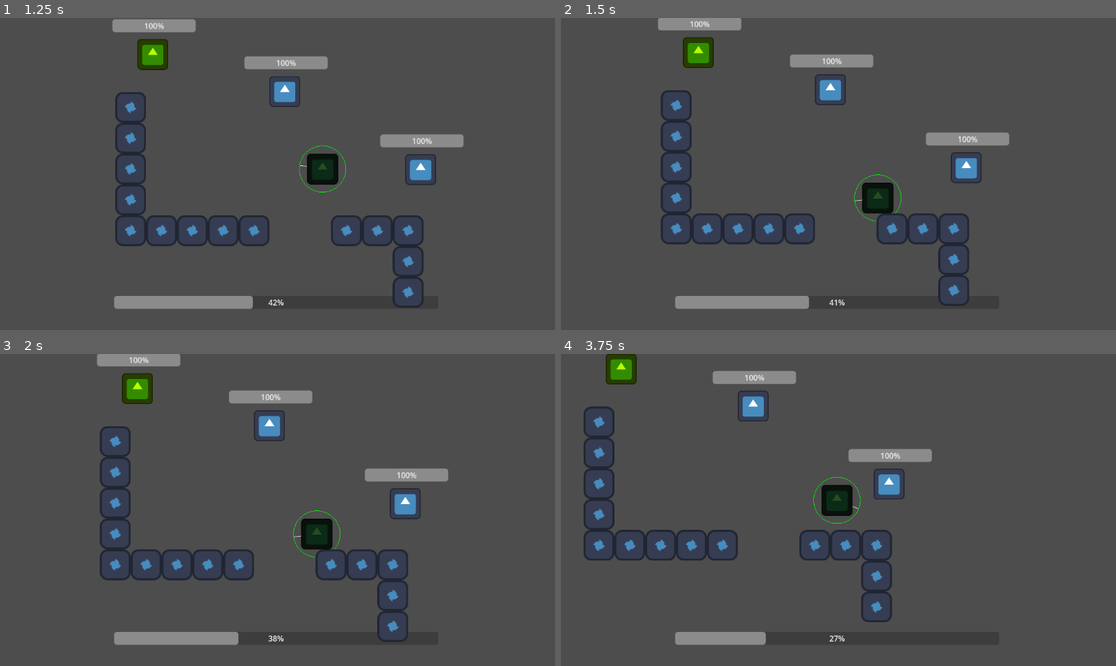
Above: before the commit, frames 1-4 (two rows, left to right).
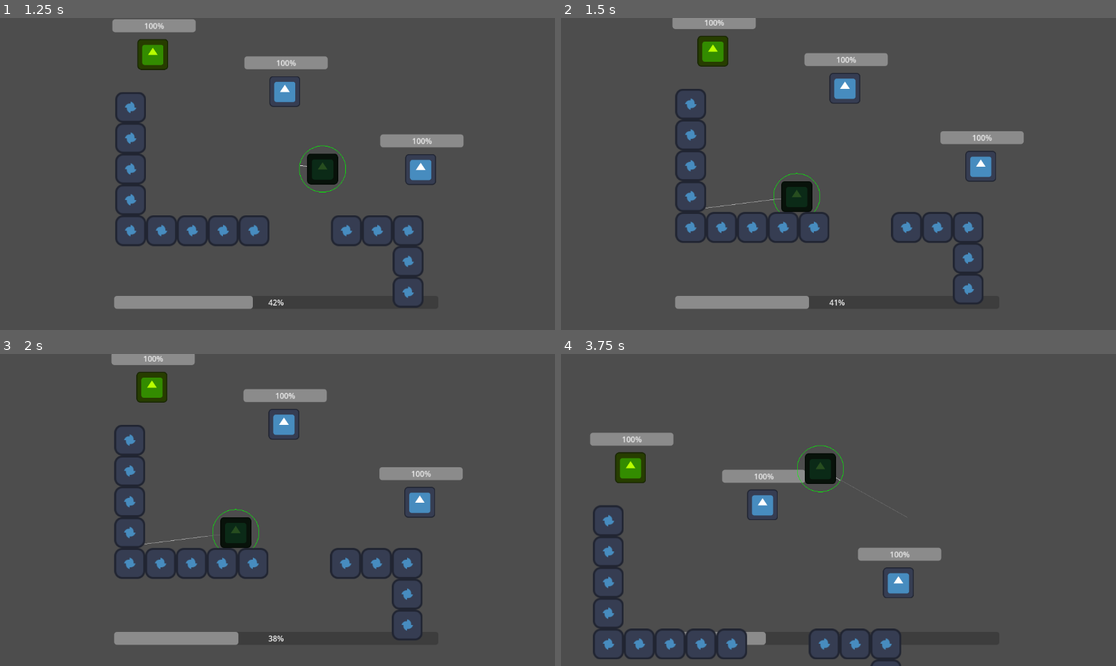
Above: after the commit, the same moments.

Repository: goldchees/wild-jam-83
Game: Godot game, scene res://test.tscn
The game is run twice, just before and just after one commit, with the same random seed, the same clock (stepped at 60 frames per second) and the same inputs. The engine's default icon, where the game draws it, is replaced by a stand-in: a white triangle on a blue panel in a dark square.
Inputs (mouse positions are in pixels of both pictures, inside the frame that each line leads up to):
- Up to frame 1 (1.25 s): move the mouse to (216, 161) at 0.52 s; hold D (move_right) from 0.53 s (still down); tap Space (action_1) at 0.6 s
- Up to frame 2 (1.5 s): move the mouse to (727, 189) at 1.27 s; release D (move_right) at 1.28 s; hold S (move_down) from 1.28 s (still down); tap Q (action_2) at 1.35 s
- Up to frame 3 (2 s): keep holding S (move_down)
- Up to frame 4 (3.75 s): tap Enter at 2 s; move the mouse to (894, 441) at 2.02 s; release S (move_down) at 2.03 s; hold D (move_right) 2.03-2.78 s; tap Space (action_1) at 2.1, 3.6 s; move the mouse to (810, 572) at 2.77 s; hold W (move_up) 2.78-3.53 s; tap Q (action_2) at 2.85 s; move the mouse to (1005, 556) at 3.52 s; hold A (move_left) from 3.53 s (still down)

Frame 1 is identical in both runs. In frame 2, 7.7% of the frame differs, in the area x 17-84%, y 0-93%; in frame 3, 7.7%; in frame 4, 12%, in the area x 4-69%, y 0-100%.

Commit message:
testing a dash

Diff:
--- a/project.godot
+++ b/project.godot
@@ -49,12 +49,14 @@
 "deadzone": 0.2,
 "events": [Object(InputEventKey,"resource_local_to_scene":false,"resource_name":"","device":-1,"window_id":0,"alt_press …(191 unchanged characters)…
 , Object(InputEventJoypadButton,"resource_local_to_scene":false,"resource_name":"","device":-1,"button_index":0,"pressure":0.0,"pressed":true,"script":null)
+, Object(InputEventJoypadMotion,"resource_local_to_scene":false,"resource_name":"","device":-1,"axis":5,"axis_value":1.0,"script":null)
 ]
 }
 action_2={
 "deadzone": 0.2,
 "events": [Object(InputEventJoypadButton,"resource_local_to_scene":false,"resource_name":"","device":-1,"button_index":1,"pressure":0.0,"pressed":true,"script":null)
 , Object(InputEventKey,"resource_local_to_scene":false,"resource_name":"","device":-1,"window_id":0,"alt_pressed":false …(183 unchanged characters)…
+, Object(InputEventJoypadMotion,"resource_local_to_scene":false,"resource_name":"","device":-1,"axis":4,"axis_value":1.0,"script":null)
 ]
 }
 aim_left={
--- a/scripts/player.gd
+++ b/scripts/player.gd
@@ -10,6 +10,12 @@
 
 var aim := Vector2.UP
 var reach = 200
+
+var dash_length = 200
+var dash_destination: Vector2
+var dash_cooldown: float = 0
+var dash_cooldown_duration: float = 2
+var have_dashed := false #hide the debug lines until dash used
 
 var tentacle_tip: Vector2
 var tentacle_speed = 600
@@ -24,104 +30,128 @@
 @onready var energy_bar: ProgressBar = %energyBar
 
 func _process(delta: float) -> void:
-	if (Input.is_action_just_pressed(reach_action)):
-		reaching = true
-		tentacle_tip = Vector2.ZERO
-		wiggle = 0
+    dash_cooldown = move_toward(dash_cooldown,0,delta)
 
-	if (reaching):
-		wiggle += delta
-		var q = PhysicsPointQueryParameters2D.new()
-		q.position = global_position + tentacle_tip
-		var results = get_world_2d().direct_space_state.intersect_point(q)
-		for r in results:
-			if (r.collider is Actor):
-				if (r.collider != host):
-					potential_host = r.collider
-			pass
+    if (Input.is_action_just_pressed(reach_action)):
+        reaching = true
+        tentacle_tip = Vector2.ZERO
+        wiggle = 0
 
-	if (Input.is_action_just_released(reach_action)):
-		if (potential_host != null):
-			possess(potential_host)
-		reaching = false
-		potential_host = null
+    if (reaching):
+        wiggle += delta
+        var q = PhysicsPointQueryParameters2D.new()
+        q.position = global_position + tentacle_tip
+        var results = get_world_2d().direct_space_state.intersect_point(q)
+        for r in results:
+            if (r.collider is Actor):
+                if (r.collider != host):
+                    potential_host = r.collider
+            pass
 
-	var input_vector = Input.get_vector(move_actions[0],move_actions[1],move_actions[2],move_actions[3])
-	if (input_vector.length_squared() > 0):
-		# aim = input_vector.normalized()
-		wiggle += delta * 4
+    if (Input.is_action_just_released(reach_action)):
+        if (potential_host != null):
+            possess(potential_host)
+        reaching = false
+        potential_host = null
 
-	if (reaching):
-		if (potential_host):
-			tentacle_tip = potential_host.global_position - global_position
-			pass
-		else:
-			var tspeed = tentacle_speed
-			if (tentacle_tip.length() > tentacle_reach):
-				tspeed = 300
-			tentacle_tip += input_vector * delta * tspeed
-			if (tentacle_tip.length() > tentacle_reach):
-				tentacle_tip = tentacle_tip.move_toward(Vector2.ZERO,200 * delta)
-				pass
-	elif(host != null):
-		host.move(input_vector)
-	else: self.move(input_vector)
+    var q = PhysicsRayQueryParameters2D.create(global_position,position + aim * dash_length)
+    var result = get_world_2d().direct_space_state.intersect_ray(q)
+    dash_destination = global_position + aim.normalized() * dash_length
+    if (result):
+        dash_destination = result.position
 
-	if (Input.is_action_just_pressed(action2)):
-		if (host != null):
-			leave_host()
 
-	if (energy_bar.value > 0):
-		if (is_possessing):
-			#$"../../energyBar".value += 0.1
-			energy_bar.value += 0.1
-			get_parent().lose_energy()
-		else:
-			#$"../energyBar".value -= 0.1
-			energy_bar.value -= 0.1
+    var input_vector = Input.get_vector(move_actions[0],move_actions[1],move_actions[2],move_actions[3])
+    if (input_vector.length_squared() > 0):
+        # aim = input_vector.normalized()
+        wiggle += delta * 4
 
-	queue_redraw()
+    if (reaching):
+        if (potential_host):
+            tentacle_tip = potential_host.global_position - global_position
+            pass
+        else:
+            var tspeed = tentacle_speed
+            if (tentacle_tip.length() > tentacle_reach):
+                tspeed = 300
+            tentacle_tip += input_vector * delta * tspeed
+            if (tentacle_tip.length() > tentacle_reach):
+                tentacle_tip = tentacle_tip.move_toward(Vector2.ZERO,200 * delta)
+                pass
+    elif(host != null):
+        host.move(input_vector)
+    else: self.move(input_vector)
+
+    if (Input.is_action_just_pressed(action2)):
+        if (host != null && host != self):
+            leave_host()
+        elif (dash_cooldown == 0):
+            dash()
+
+    if (energy_bar.value > 0):
+        if (is_possessing):
+            #$"../../energyBar".value += 0.1
+            energy_bar.value += 0.1
+            get_parent().lose_energy()
+        else:
+            #$"../energyBar".value -= 0.1
+            energy_bar.value -= 0.1
+
+    queue_redraw()
+
+func dash(): # more of a blink, but...
+    global_position = dash_destination
+    dash_cooldown = dash_cooldown_duration
 
 func _input(event: InputEvent) -> void:
-	var aim_input_vector = Input.get_vector(aim_actions[0],aim_actions[1],aim_actions[2],aim_actions[3])
-	if aim_input_vector.length_squared() > 0:
-		aim = aim_input_vector.normalized()
-	if event is InputEventMouseMotion && !event.relative.is_zero_approx():
-		aim = global_position.direction_to(get_global_mouse_position())
+    var aim_input_vector = Input.get_vector(aim_actions[0],aim_actions[1],aim_actions[2],aim_actions[3])
+    if aim_input_vector.length() > 0.1:
+        aim = aim_input_vector.normalized()
+    if event is InputEventMouseMotion && !event.relative.is_zero_approx():
+        aim = global_position.direction_to(get_global_mouse_position())
 
 func leave_host():
-	if (host == self): return
-	get_parent().remove_child(self)
-	host.get_parent().add_child(self)
-	position = host.position + aim
-	$CollisionShape2D.disabled = false
-	$Sprite2D.visible = true
-	host = self
-	is_possessing = false
+    if (host == self): return
+    get_parent().remove_child(self)
+    host.get_parent().add_child(self)
+    position = host.position + aim
+    $CollisionShape2D.disabled = false
+    $Sprite2D.visible = true
+    host = self
+    is_possessing = false
 
 func possess(target: Actor):
-	if (host == self):
-		$CollisionShape2D.disabled = true
-		$Sprite2D.visible = false
-	position = Vector2.ZERO
-	host = target
-	get_parent().remove_child(self)
-	host.add_child(self)
-	queue_redraw()
-	is_possessing = true
+    if (host == self):
+        $CollisionShape2D.disabled = true
+        $Sprite2D.visible = false
+    position = Vector2.ZERO
+    host = target
+    get_parent().remove_child(self)
+    host.add_child(self)
+    queue_redraw()
+    is_possessing = true
 
 func _draw():
-	draw_line(Vector2.ZERO,aim * 48,Color.WHITE)
-	draw_circle(Vector2.ZERO,48,Color.GREEN,false)
+    draw_line(Vector2.ZERO,aim * 48,Color.WHITE)
+    draw_circle(Vector2.ZERO,48,Color.GREEN,false)
 
-	if (reaching):
-		var resolution = 20
-		var perpendicular = tentacle_tip.rotated(PI / 2).normalized()
-		var length = tentacle_tip.length()
+    # dash debug info
+    if (!have_dashed && dash_cooldown > 0): have_dashed = true
+    if (host == self && have_dashed):
+        var vector = dash_destination - position
+        draw_line(Vector2.ZERO,vector,Color.DARK_GRAY,1)
+        var t = (1 - dash_cooldown / dash_cooldown_duration)
+        draw_line(Vector2.ZERO,vector *  t,Color.DIM_GRAY if dash_cooldown == 0 else Color.DIM_GRAY,1)
 
-		var points = []
-		for i in resolution:
-			var easing: float = min(i,4) / 4
-			var offset1: Vector2 = perpendicular * sin(i + wiggle) * min((resolution - i)*(resolution - i) * 0.05 + 1,24) * easing
-			points.push_back(tentacle_tip.normalized() * i * length / resolution + offset1)
-		draw_polyline(points,Color.GREEN,4)
+
+    if (reaching):
+        var resolution = 20
+        var perpendicular = tentacle_tip.rotated(PI / 2).normalized()
+        var length = tentacle_tip.length()
+
+        var points = []
+        for i in resolution:
+            var easing: float = min(i,4) / 4
+            var offset1: Vector2 = perpendicular * sin(i + wiggle) * min((resolution - i)*(resolution - i) * 0.05 + 1,24) * easing
+            points.push_back(tentacle_tip.normalized() * i * length / resolution + offset1)
+        draw_polyline(points,Color.GREEN,4)
